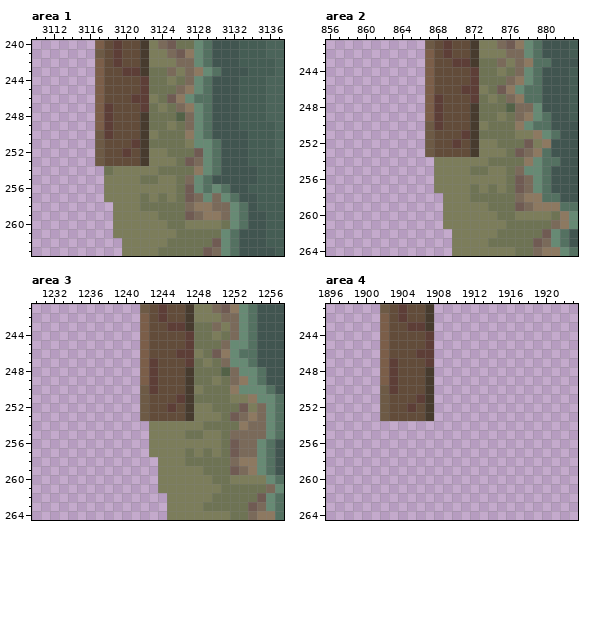
Edited in one commit: pixel-art file (assets/02_architecture/05_moulin/02_ext/Moulin_Batiment_Anim-Sheet.aseprite). Above: the version before the commit.
3375x292 pixels, 1 frame. Colours within 5 levels of each other are drawn and written as one. Shown: area 1: x 3110..3137, y 240..263; area 2: x 856..883, y 241..264; area 3: x 1230..1257, y 241..264; area 4: x 1896..1923, y 241..264. The commit also changed other parts of the picture, which this record leaves out.
Now the later version:
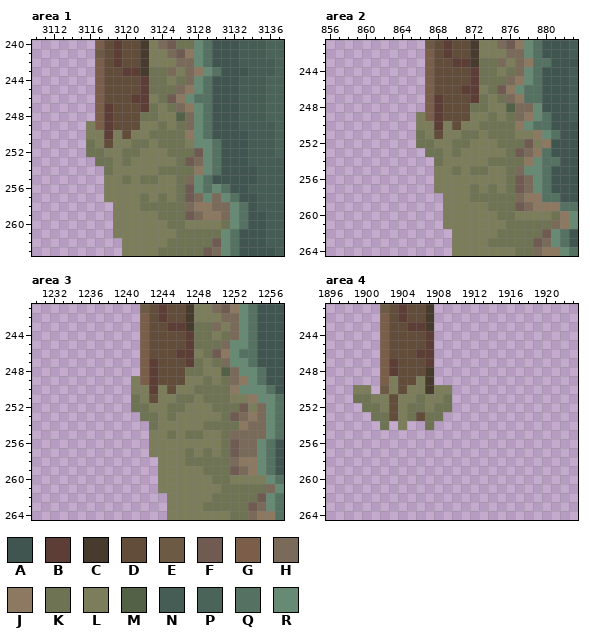
Palette (. is transparent): A #415550  B #5d3e37  C #473b2e  D #624c3a  E #6d5a45  F #705b53  G #7b5e49  H #7a6a5a  J #8d7961  K #6e7354  L #7c7d5b  M #536247  N #455d54  P #4b645a  Q #547161  R #678a74
Changes in this commit:
Area 1:
y 248: x 3122 C -> K; x 3124..3125 KK -> LL
y 249: x 3116 . -> L; x 3122..3123 CK -> LL
y 250: x 3116..3117 .E -> LL; x 3119 D -> L; x 3121..3123 DCL -> LLK
y 251: x 3116..3117 .E -> KL; x 3119..3123 DDBCK -> LLKKL
y 252: x 3116..3122 .EDDBDC -> KKLLKKL
y 253: x 3117..3122 EDDDDC -> KKLKLL
y 255: x 3120 L -> K
Area 2:
y 248: x 872 C -> K; x 874..875 KK -> LL
y 249: x 866 . -> L; x 872..873 CK -> LL
y 250: x 866..867 .E -> LL; x 869 D -> L; x 871..873 DCL -> LLK
y 251: x 866..867 .E -> KL; x 869..873 DDBCK -> LLKKL
y 252: x 866..872 .EDDBDC -> KKLLKKL
y 253: x 867..872 EDDDDC -> KKLKLL
y 254: x 868 L -> K
y 255: x 870 L -> K
Area 3:
y 248: x 1247 C -> K; x 1249..1250 KK -> LL
y 249: x 1241 . -> L; x 1247..1248 CK -> LL
y 250: x 1241..1242 .E -> LL; x 1244 D -> L; x 1246..1248 DCL -> LLK
y 251: x 1241..1242 .E -> KL; x 1244..1248 DDBCK -> LLKKL
y 252: x 1241..1247 .EDDBDC -> KKLLKKL
y 253: x 1242..1247 EDDDDC -> KKLKLL
y 254: x 1243 L -> K
y 255: x 1245 L -> K
Area 4:
y 249: x 1903 B -> L; x 1906 D -> L
y 250: x 1899..1900 .. -> LL; x 1903 B -> L; x 1905..1906 DD -> LL; x 1908..1909 .. -> LL
y 251: x 1899..1902 ...E -> KKLL; x 1904..1909 DDBC.. -> LLKLLK
y 252: x 1900..1902 ..E -> KKL; x 1904..1909 DBDC.. -> LKKLKK
y 253: x 1901..1902 .E -> KK; x 1904..1905 DD -> LK; x 1907..1908 C. -> KK
y 254: x 1902 . -> K; x 1904 . -> L; x 1907 . -> K
Boxes around the changes in both pictures, in picture pixels (x1, y1, x2, y2):
changed: (86, 112, 176, 184)
changed: (416, 103, 506, 175)
changed: (131, 367, 221, 439)
changed: (353, 376, 452, 430)
